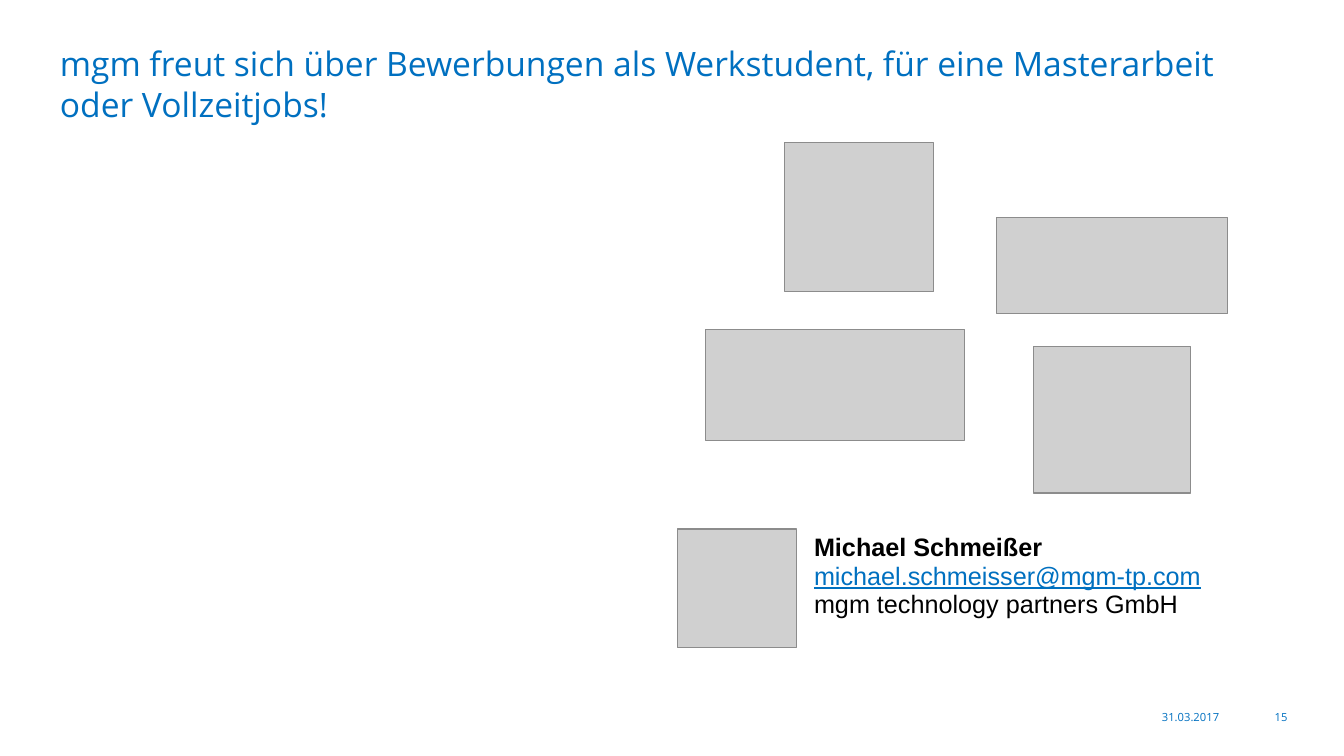
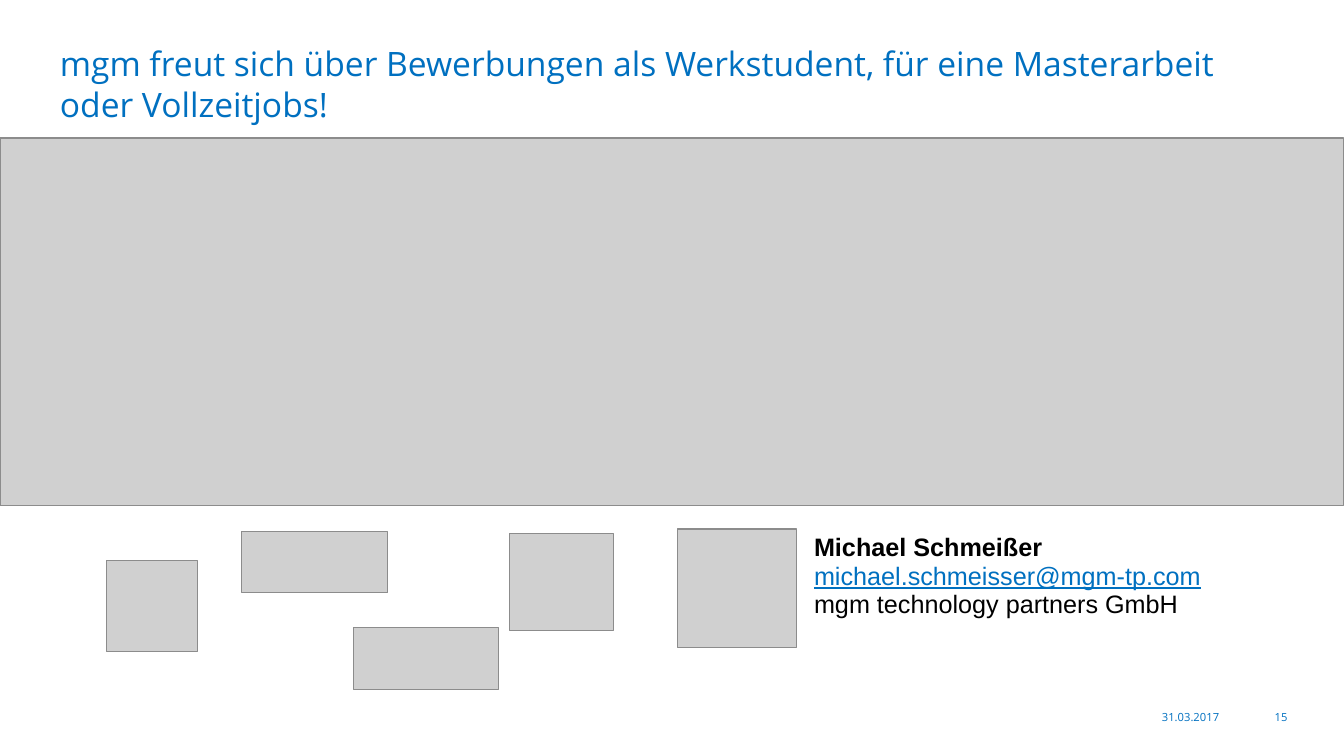
Before and after one commit to Skamandros/jug-saxony-workshop, a slide deck: slide 15 of src/slides/resources/2017-03-31-JUG-Saxony-Workshop-de.pptx. Drawn at 1344x756 pixels with LibreOffice and Linux fonts; fonts in the diff are those of the drawing; grey boxes stand for pictures; background and template pictures are left out. Boxes give left, top, right and bottom in pixels: in the first picture for what was removed or moved away, otherwise in the second. Text is boxed around its words. In the diff, an @@ line names an element or a change of style, - is before the commit and + after.

```diff
--- a/src/slides/resources/2017-03-31-JUG-Saxony-Workshop-de.pptx
+++ b/src/slides/resources/2017-03-31-JUG-Saxony-Workshop-de.pptx
@@ picture added at [0,138,1344,506] @@
@@ picture: place and size @@
-picture at [997,218,1228,315]
+picture at [242,532,388,594]
@@ picture: place and size @@
-picture at [1033,346,1191,493]
+picture at [510,533,614,630]
@@ picture: place and size @@
-picture at [785,143,935,292]
+picture at [107,561,198,651]
@@ picture: place and size @@
-picture at [706,330,965,441]
+picture at [354,627,499,690]
```
Also in this commit, not shown: 2 other slides changed, 1 slide added, 1 slide removed.
